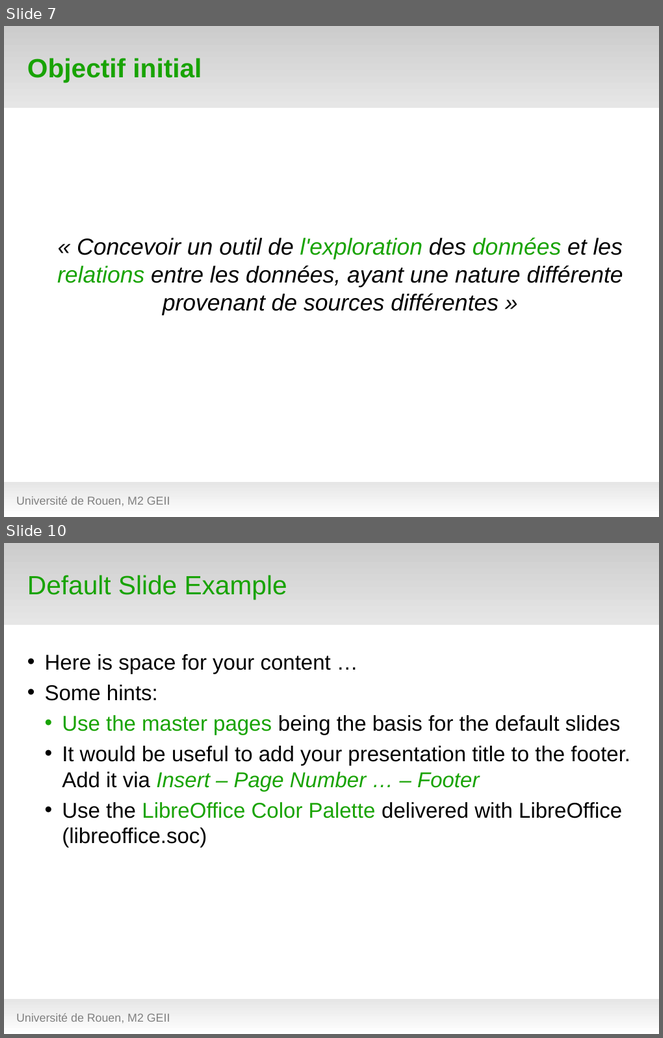
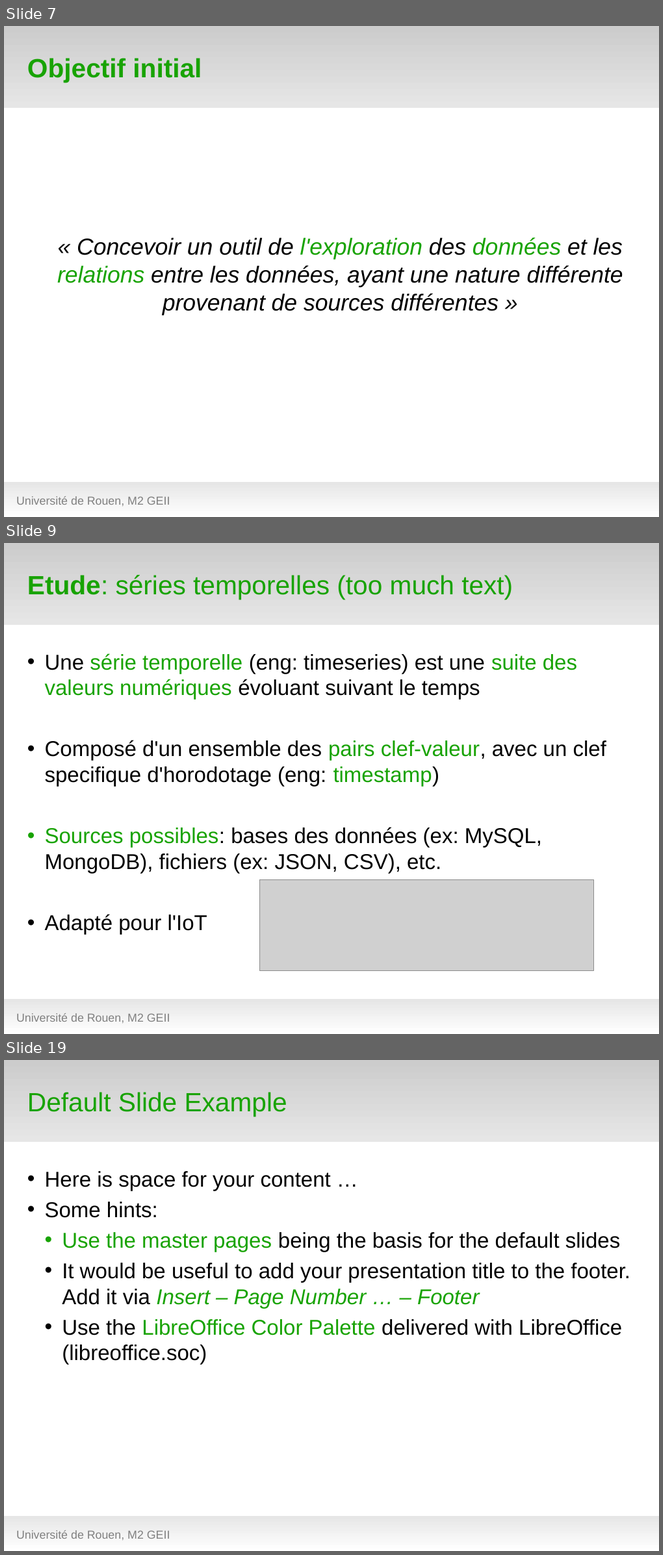
Before and after one commit to hanzenok/dataexp, a slide deck: presentation/test_green5.odp. Shown one above the other, each under a label of ours: slides 7 and 10 before the commit, slides 7, 9 and 19 after it; the slides between them are not shown. The pictures are 663x1038 and 663x1555 pixels, drawn with LibreOffice and Linux fonts; fonts in the diff are those of the drawing; grey boxes stand for pictures; background and template pictures are left out. Boxes give left, top, right and bottom in pixels: in the first picture for what was removed or moved away, otherwise in the second. Text is boxed around its words. In the diff, an @@ line names an element or a change of style, - is before the commit and + after.

```diff
--- a/presentation/test_green5.odp
+++ b/presentation/test_green5.odp
@@ slide 9 added at (x1=4, y1=543, x2=659, y2=1034), background #FFFFFF; not listed: 2 template elements that a slide beside it also shows @@
@@ title added at (x1=27, y1=575, x2=513, y2=599), 32 pt, text #18A303 @@
+Etude: séries temporelles (too much text)
@@ text added at (x1=45, y1=653, x2=607, y2=935), 26 pt, text #000000 @@
+• Une série temporelle (eng: timeseries) est une suite des valeurs numériques évoluant suivant le temps
+• Composé d'un ensemble des pairs clef-valeur, avec un clef specifique d'horodotage (eng: timestamp)
+• Sources possibles: bases des données (ex: MySQL, MongoDB), fichiers (ex: JSON, CSV), etc.
+• Adapté pour l'IoT
@@ picture added at (x1=259, y1=880, x2=594, y2=971) @@
@@ text added at (x1=16, y1=1014, x2=170, y2=1023), 14 pt, text #808080 @@
+Université de Rouen, M2 GEII
@@ what was slide 10 is now slide 19 @@
```
Also in this commit, not shown: 2 slides changed, 9 other slides added, 1 slide removed, 13 other files.
